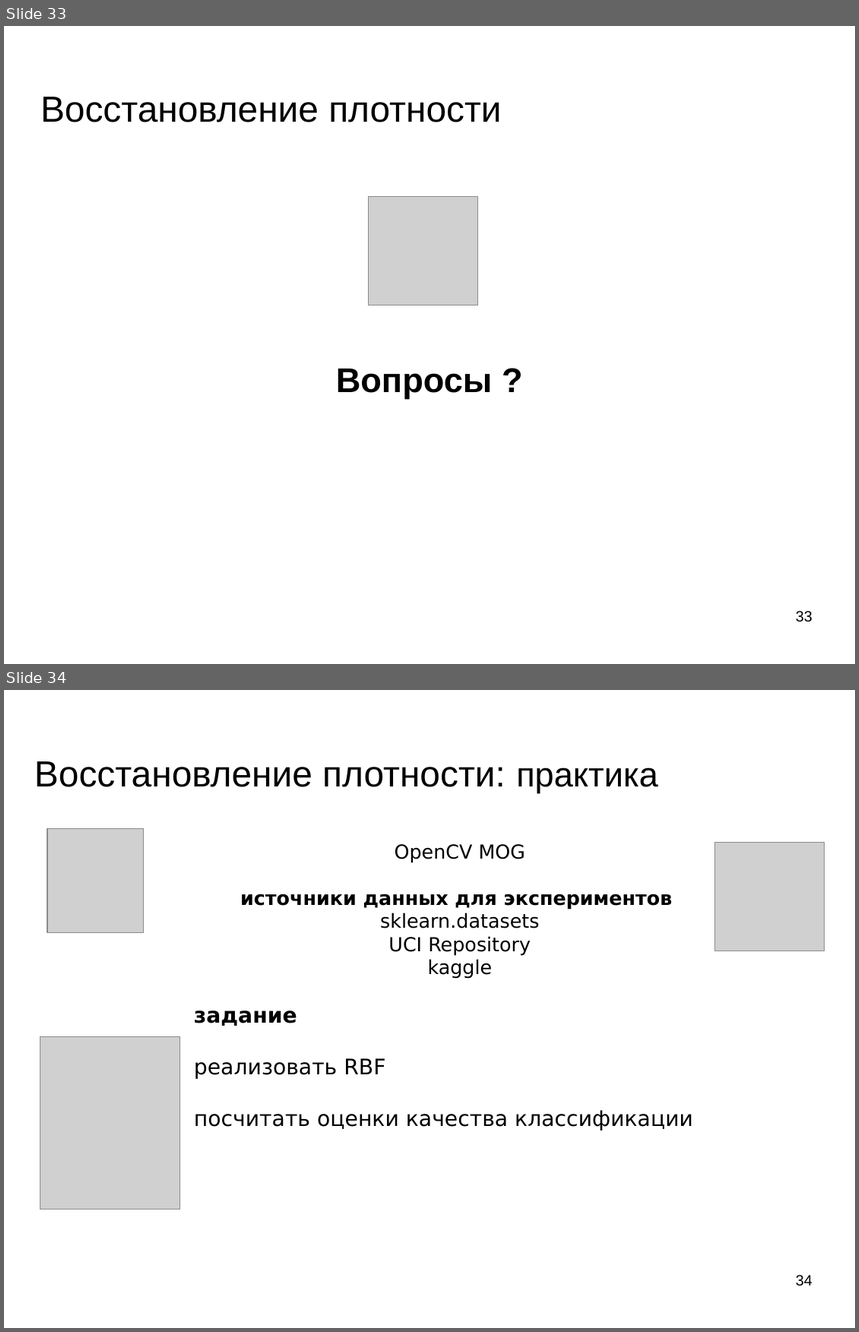
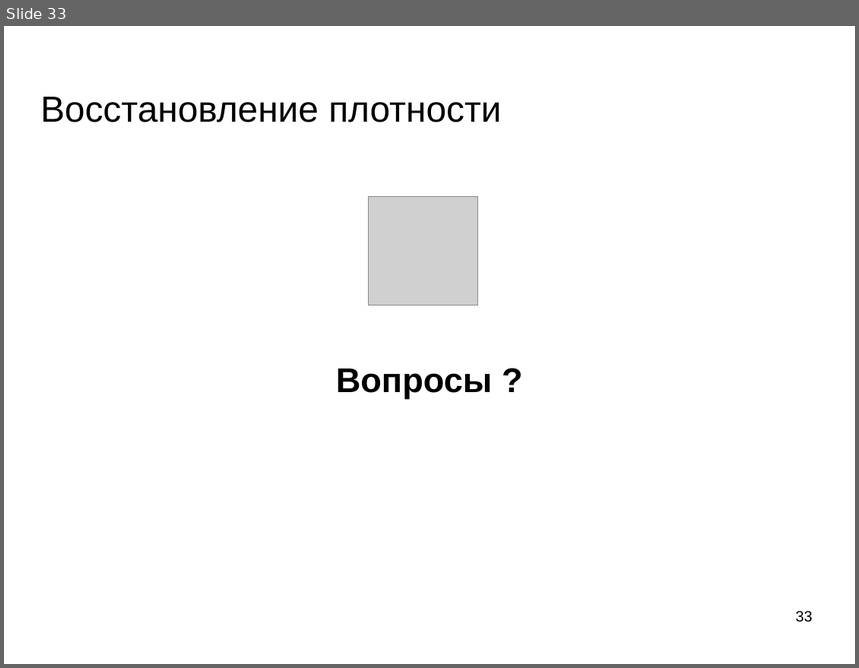
Before and after one commit to mechanoid5/ml_lectorium_legacy, a slide deck: 12-em.odp. Shown one above the other, each under a label of ours: slides 33 and 34 before the commit, slide 33 after it. The pictures are 859x1332 and 859x668 pixels, drawn with LibreOffice and Linux fonts; fonts in the diff are those of the drawing; grey boxes stand for pictures; background and template pictures are left out. Boxes give left, top, right and bottom in pixels: in the first picture for what was removed or moved away, otherwise in the second. Text is boxed around its words. In the diff, an @@ line names an element or a change of style, - is before the commit and + after.

```diff
--- a/12-em.odp
+++ b/12-em.odp
@@ slide 34 removed at <box>4,690,855,1328</box>, background picture (left out) @@
@@ title removed at <box>34,761,658,793</box> @@
-Восстановление плотности: практика
@@ picture removed at <box>47,829,144,933</box> @@
@@ text removed at <box>194,844,693,1131</box> @@
-OpenCV MOG
-источники данных для экспериментов
-sklearn.datasets
-UCI Repository
-kaggle
-задание
-реализовать RBF
-посчитать оценки качества классификации
@@ picture removed at <box>715,842,825,952</box> @@
@@ picture removed at <box>40,1037,180,1210</box> @@
@@ page number removed at <box>796,1275,813,1287</box> @@
-34
```
Also in this commit, not shown: 16 other files.
